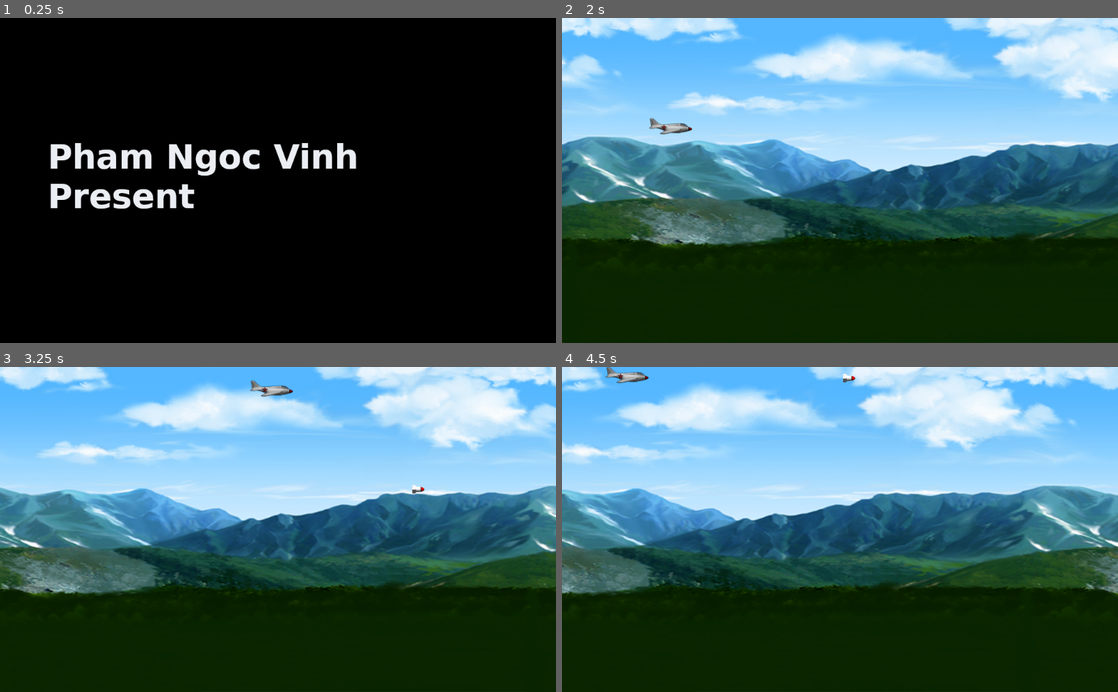
Above: before the commit, frames 1-4 (two rows, left to right).
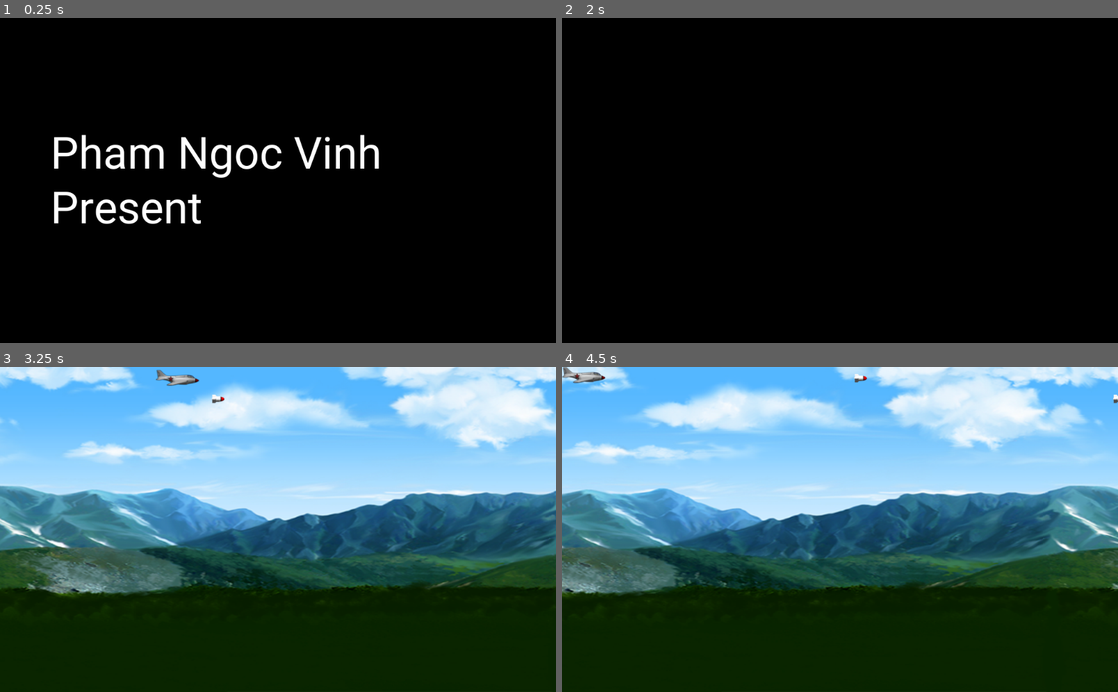
Above: after the commit, the same moments.

Repository: phamngocvinh/alien-invader
Game: Godot game, scene res://scenes/game/splash.tscn
The game is run twice, just before and just after one commit, with the same random seed, the same clock (stepped at 60 frames per second) and the same inputs.
Inputs:
- Up to frame 1 (0.25 s): no input
- Up to frame 2 (2 s): tap Enter at 0.5 s; hold Right (move_right) 0.53-1.28 s; tap Space at 1.25 s; hold Down (move_down) from 1.28 s (still down)
- Up to frame 3 (3.25 s): release Down (move_down) at 2.03 s; hold Right (move_right) 2.03-2.78 s; hold Up (move_up) from 2.78 s (still down)
- Up to frame 4 (4.5 s): release Up (move_up) at 3.53 s; hold Left (move_left) from 3.53 s (still down)

The runs differ from the first frame. In frame 1, 4.7% of the frame differs, in the area x 9-69%, y 35-64%; in frame 2, 100%, in the area x 0-100%, y 0-100%; in frame 3, 20%; in frame 4, 19%.

Commit message:
updated splash

Diff:
--- a/project.godot
+++ b/project.godot
@@ -13,6 +13,7 @@
 config/name="Alien Invader"
 run/main_scene="res://scenes/game/splash.tscn"
 boot_splash/image="res://sprites/game/splash.png"
+boot_splash/bg_color=Color( 0, 0, 0, 1 )
 config/icon="res://sprites/game/icon.png"
 
 [input]
--- a/scenes/game/splash.gd
+++ b/scenes/game/splash.gd
@@ -1,9 +1,16 @@
-extends TextureRect
+extends ColorRect
 
 
-func _ready():
-	$Timer.start()
+# Declare member variables here. Examples:
+# var a = 2
+# var b = "text"
 
 
-func _on_Timer_timeout():
-	get_tree().change_scene("res://scenes/game/game.tscn")
+# Called when the node enters the scene tree for the first time.
+func _ready():
+	pass # Replace with function body.
+
+
+# Called every frame. 'delta' is the elapsed time since the previous frame.
+#func _process(delta):
+#	pass
--- a/scenes/game/splash.tscn
+++ b/scenes/game/splash.tscn
@@ -1,16 +1,59 @@
-[gd_scene load_steps=3 format=2]
+[gd_scene load_steps=4 format=2]
 
-[ext_resource path="res://sprites/game/splash.png" type="Texture" id=1]
-[ext_resource path="res://scenes/game/splash.gd" type="Script" id=2]
+[ext_resource path="res://resources/Roboto-Regular.ttf" type="DynamicFontData" id=1]
 
-[node name="TextureRect" type="TextureRect"]
-margin_right = 40.0
-margin_bottom = 40.0
-texture = ExtResource( 1 )
-script = ExtResource( 2 )
+[sub_resource type="GDScript" id=2]
+script/source = "extends ColorRect
 
-[node name="Timer" type="Timer" parent="."]
+
+# Declare member variables here. Examples:
+# var a = 2
+# var b = \"text\"
+
+
+# Called when the node enters the scene tree for the first time.
+func _ready():
+	$splash_timer.start()
+
+
+# Called every frame. 'delta' is the elapsed time since the previous frame.
+#func _process(delta):
+#	pass
+
+
+func _on_splash_timer_timeout():
+	$Label.queue_free()
+	yield(get_tree().create_timer(.5), \"timeout\")
+	get_tree().change_scene(\"res://scenes/game/game.tscn\")
+"
+
+[sub_resource type="DynamicFont" id=1]
+size = 82
+font_data = ExtResource( 1 )
+
+[node name="ColorRect" type="ColorRect"]
+anchor_right = 1.0
+anchor_bottom = 1.0
+color = Color( 0, 0, 0, 1 )
+script = SubResource( 2 )
+
+[node name="Label" type="Label" parent="."]
+anchor_top = 0.5
+anchor_bottom = 0.5
+margin_left = 93.0
+margin_top = -99.5
+margin_right = 610.0
+margin_bottom = 99.5
+custom_fonts/font = SubResource( 1 )
+text = "Pham Ngoc Vinh
+Present"
+valign = 1
+__meta__ = {
+"_edit_group_": true
+}
+
+[node name="splash_timer" type="Timer" parent="."]
 wait_time = 2.0
 one_shot = true
 
-[connection signal="timeout" from="Timer" to="." method="_on_Timer_timeout"]
+[connection signal="timeout" from="splash_timer" to="." method="_on_splash_timer_timeout"]
Binary file added: resources/Roboto-Regular.ttf
Binary file changed: sprites/game/splash.png
